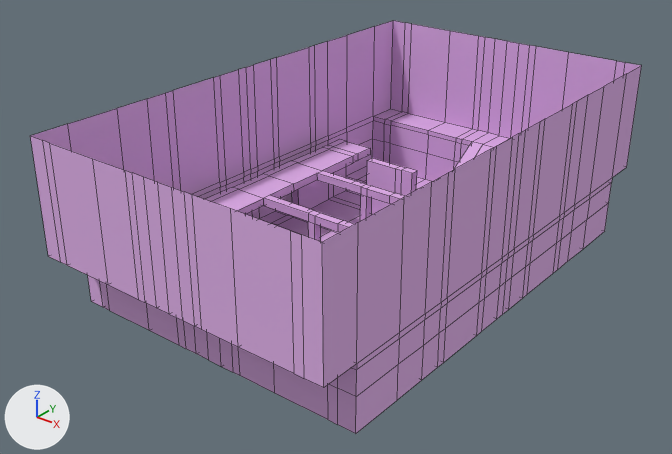
The Blender file assets/map.blend as it was, and as the next commit left it.
Before and after are seen from a camera (50 mm lens) standing at (15.8, -21.3, 14.25) and looking at (-0.4, -1.06, 1.7). Every picture has the same lights, and +X, +Y and +Z are marked at lower left. Mesh edges are drawn as thin lines.
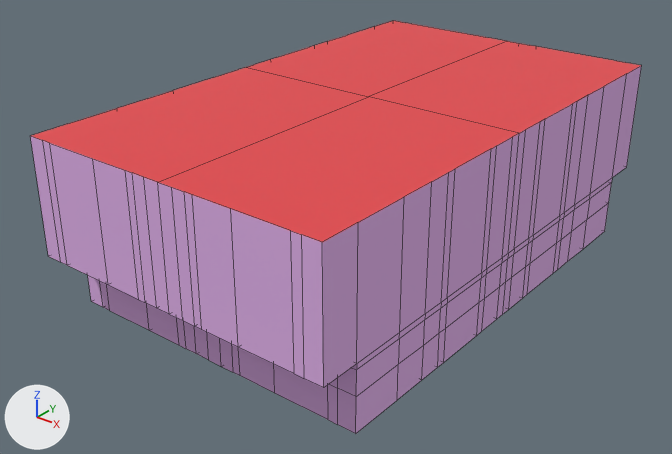
Patch to the scene script:
```diff
--- a/assets/map.blend.py
+++ b/assets/map.blend.py
@@ mat_material @@
+mat_material = principled_material('Material')
+mat_material.base_color = (0.8, 0.0594, 0.0684)  # red #e7454a
@@ me_cube_001 @@
 me_cube_001.from_pydata(...)  # 213 vertices, 187 faces; spans x -4.99..0.0, y -8.23..0.0, z 0.1..5.69
 # used by ob_cube; location = (0.0, 0.0, 0.0)
 # verts and faces of me_cube_001; kept vertices keep their numbers, new ones are numbered from 213
 # before: 9 (-4.99, -7.03, 5.69) at pixel (67, 123), 10 (-4.99, 0.0, 5.69) at pixel (246, 67), 22 (-4.99, -4.21, 5.69) at pixel (147, 98), 28 (-4.99, -1.48, 5.69) at pixel (213, 77), 63 (-4.99, -5.33, 5.69) at pixel (117, 108)
 # before: 86 (-4.99, -3.48, 5.69) at pixel (165, 92), 104 (-4.99, -3.18, 5.69) at pixel (173, 90), 122 (-4.99, -1.19, 5.69) at pixel (220, 75), 154 (-4.99, -0.34, 5.69) at pixel (238, 69), 185 (-4.99, -8.23, 5.69) at pixel (30, 135)
 # before: 186 (0.0, -8.23, 5.69) at pixel (157, 182), 187 (-4.13, -8.23, 5.69) at pixel (49, 143), 188 (-4.43, -8.23, 5.69) at pixel (42, 140), 189 (-0.48, -8.23, 5.69) at pixel (143, 177), 190 (-2.39, -8.23, 5.69) at pixel (92, 158)
 # before: 191 (-1.16, -8.23, 5.69) at pixel (125, 170), 192 (-0.9, -8.23, 5.69) at pixel (132, 172)
+# me_cube_001 part 1
+verts[213] = (0.0, 0.0, 5.69)  # pixel (368, 96)
+faces += [(9, 63, 22, 86, 104, 28, 122, 154, 10, 213, 186, 189, 192, 191, 190, 187, 188, 185)]  # mat_material (red #e7454a)
 me_cube_001.materials.append(mat_material_001)
+me_cube_001.materials.append(mat_material)  # red #e7454a
```

Boxes [x1, y1, x2, y2] around the edits, measured in the pictures (672 x 454 px):
part 1 of me_cube_001, added (red): after [31, 21, 642, 242]
